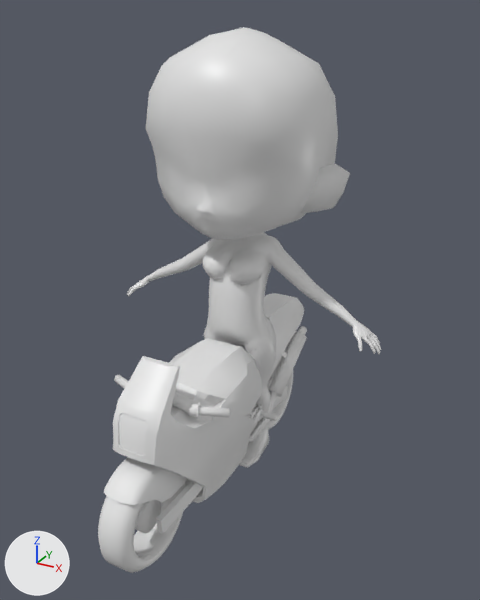
A saved change to the Blender file BASEMESH/bimota.blend.
One viewpoint serves both versions: a camera (50 mm lens) standing at (1.26, -2.3, 1.9) and looking at (0.11, -0.2, 0.85). The axes (+X, +Y, +Z) are drawn at lower left. The lights are the same throughout.

Names of what the first picture shows: 'Chibi', 'Exhaust', 'Fender', 'Frame', 'Front Fork', 'Front Wheel', 'Handlebar'.
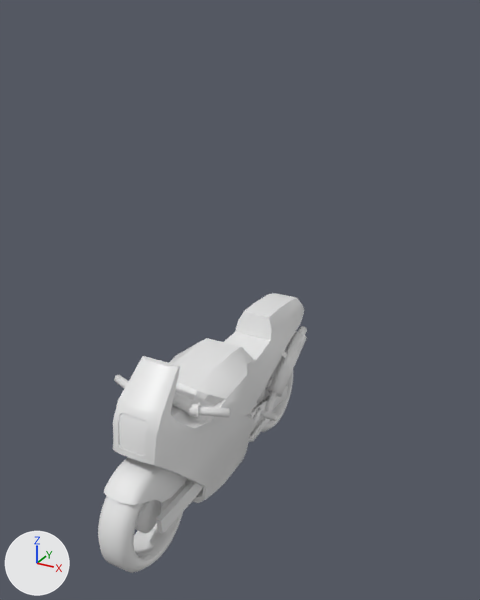
Scene script edits in JSON lines:
```json
{"op": "add", "block": "ob_chibi", "code": "ob_chibi.hide_set(True)"}
```

Boxes (x1, y1, x2, y2) around the edits, measured in the pictures (480 x 600 px):
```json
{"object": "Chibi", "change": "hidden", "before": [127, 27, 381, 468]}
```
